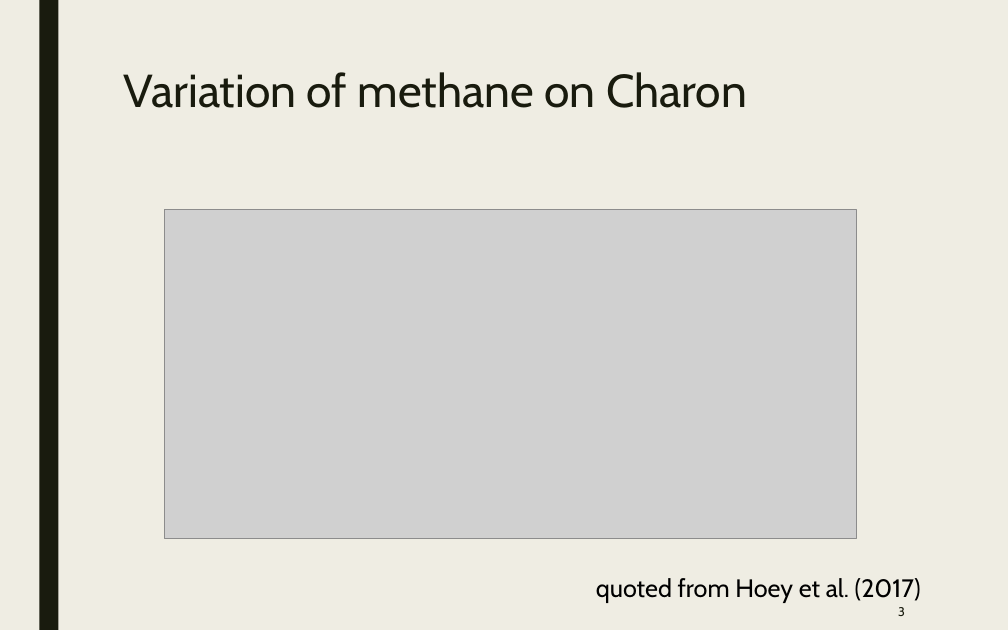
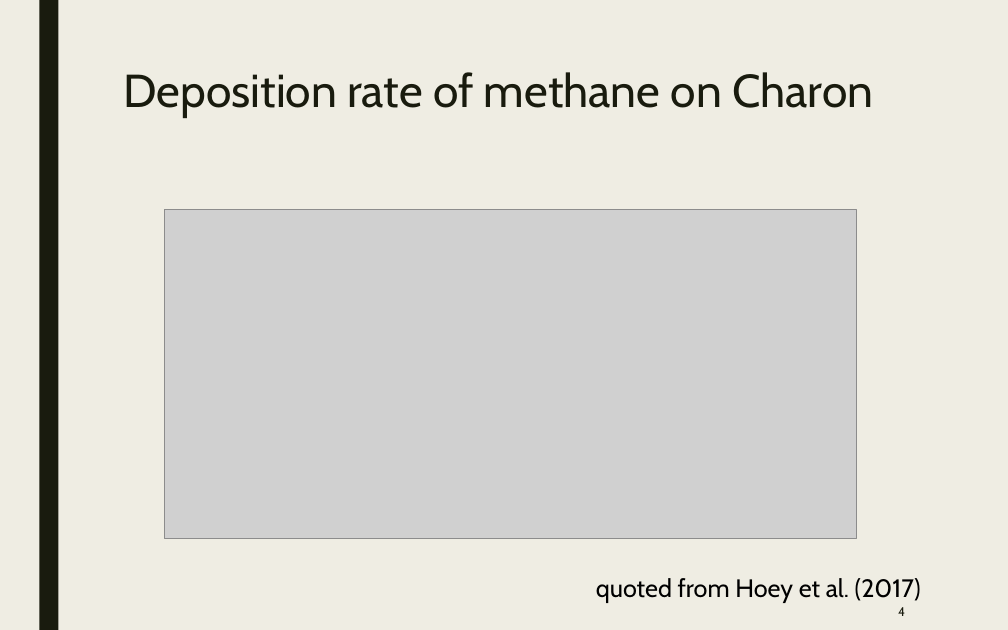
Before and after one commit to samuello1228/lily, a slide deck: slide 4 of doc/VUV and EUV irradiation of CH4 + NH3.pptx (slide 3 before the commit). Drawn at 1008x630 pixels with LibreOffice and Linux fonts; fonts in the diff are those of the drawing; grey boxes stand for pictures. Boxes give left, top, right and bottom in pixels: in the first picture for what was removed or moved away, otherwise in the second. Text is boxed around its words. In the diff, an @@ line names an element or a change of style, - is before the commit and + after.

```diff
--- a/doc/VUV and EUV irradiation of CH4 + NH3.pptx
+++ b/doc/VUV and EUV irradiation of CH4 + NH3.pptx
@@ title at bbox=[123, 72, 873, 118]: text changed @@
-Variation of methane on Charon
+  Deposition rate of methane on Charon
@@ page number at bbox=[898, 607, 905, 616]: text changed @@
-3
+4
```
Also in this commit, not shown: 9 other slides changed, 4 slides added.
